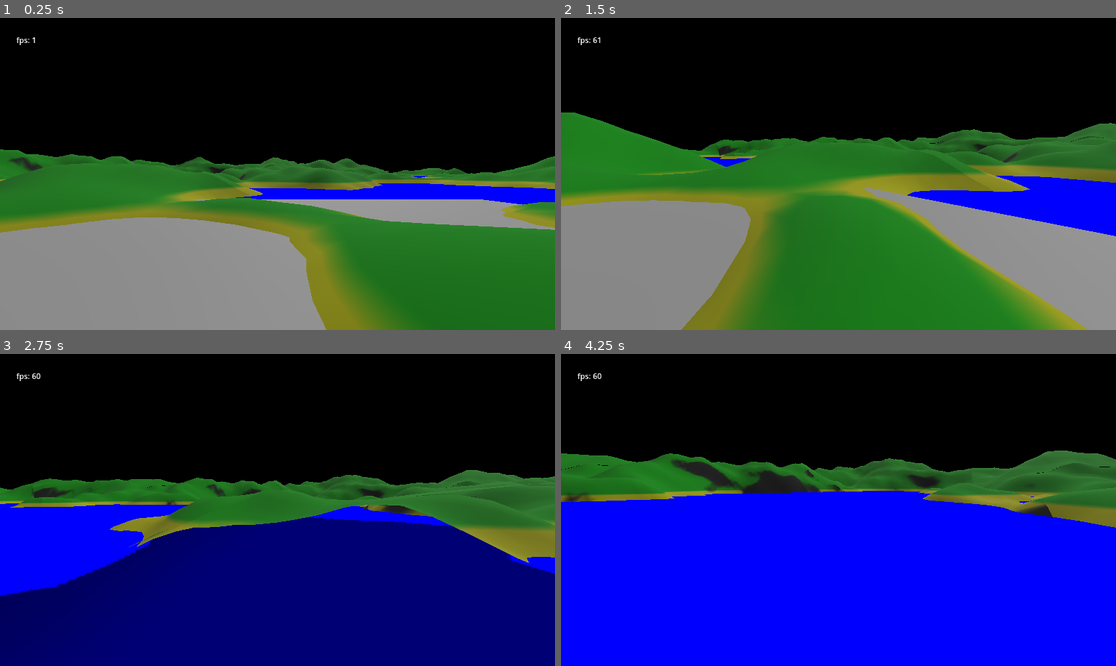
Above: before the commit, frames 1-4 (two rows, left to right).
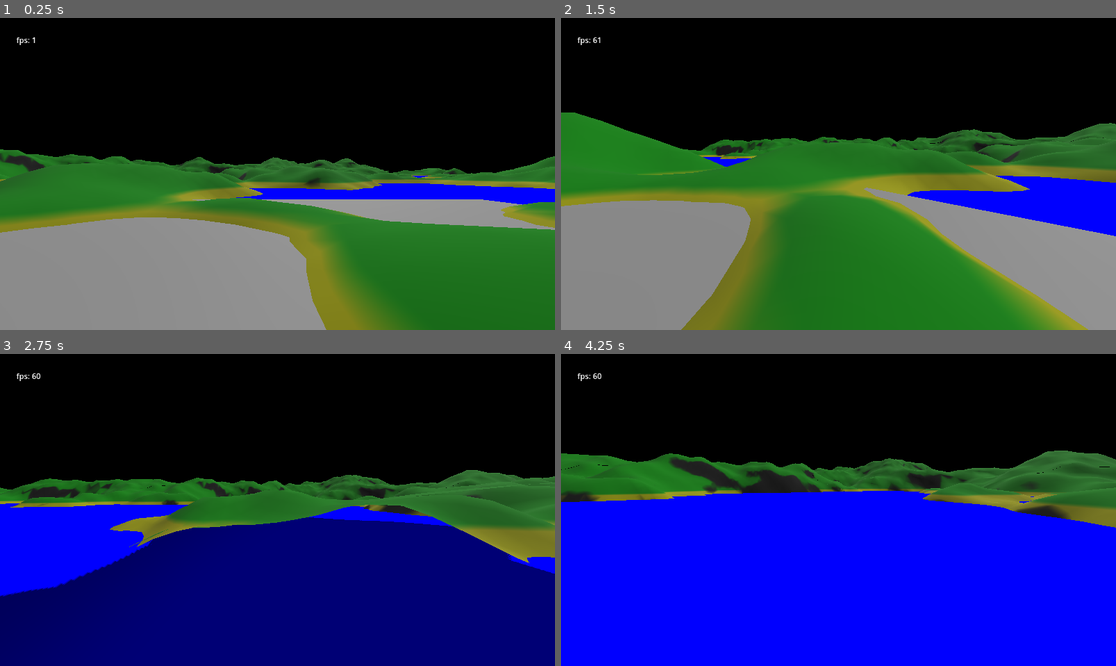
Above: after the commit, the same moments.

Repository: jmdejong/s5
Game: Godot game, scene res://scenes/world.tscn
Two runs of this game, one before a commit and one after it. Both use one fixed random seed, a clock stepped at 60 frames per second and the inputs below.
Inputs (mouse positions are in pixels of both pictures, inside the frame that each line leads up to):
- Up to frame 1 (0.25 s): no input
- Up to frame 2 (1.5 s): tap Enter at 0.5 s; move the mouse to (960, 158) at 0.52 s; hold D (right) 0.53-1.28 s; click (960, 158) at 0.6 s; move the mouse to (810, 174) at 1.27 s; hold W (forwards) from 1.28 s (still down); tap Shift (sprint) at 1.35 s
- Up to frame 3 (2.75 s): keep holding W (forwards); move the mouse to (288, 503) at 2.02 s; click (288, 503) at 2.1 s
- Up to frame 4 (4.25 s): keep holding W (forwards); move the mouse to (832, 516) at 2.77 s; tap Shift (sprint) at 2.85 s; move the mouse to (877, 513) at 3.52 s; click (877, 513) at 3.6 s

The runs differ from the first frame. In frame 1, 0.3% of the frame differs, in the area x 0-83%, y 43-55%; in frame 2, 0.2%; in frame 3, 0.5%; in frame 4, 0.7%, in the area x 0-92%, y 32-54%.

Commit message:
smoother normals

Diff:
--- a/scenes/world.tscn
+++ b/scenes/world.tscn
@@ -82,4 +82,5 @@
 script = ExtResource("5_6uqoj")
 
 [node name="Fps" type="Label" parent="Counters"]
-layout_mode = 2
+offset_right = 143.0
+offset_bottom = 23.0
--- a/scripts/chunk.gd
+++ b/scripts/chunk.gd
@@ -29,20 +29,22 @@
 			var x1y0 = vert_at(x+tile_size.x, y)
 			var x0y1 = vert_at(x, y+tile_size.y)
 			var x1y1 = vert_at(x+tile_size.x, y+tile_size.y)
-			st.add_vertex(x0y0)
-			st.add_vertex(x1y0)
-			st.add_vertex(x0y1)
-			st.add_vertex(x1y1)
-			st.add_vertex(x0y1)
-			st.add_vertex(x1y0)
-	st.generate_normals()
+			add_vertex(st, x0y0)
+			add_vertex(st, x1y0)
+			add_vertex(st, x0y1)
+			add_vertex(st, x0y1)
+			add_vertex(st, x1y0)
+			add_vertex(st, x1y1)
 	st.generate_tangents()
 	$GroundMesh.mesh = st.commit()
 
 	$WaterMesh.mesh.size = size
 	lod = new_lod
 
-
+func add_vertex(st, pos):
+	var normal = Plane(pos, vert_at(pos.x+0.01, pos.z), vert_at(pos.x, pos.z+0.01)).normal
+	st.set_normal(normal)
+	st.add_vertex(pos)
 
 func vert_at(x, y):
 	return Vector3(x, blueprint.height_at(position.x + x, position.z + y), y)
Not shown: 2 places in scenes/chunk.tscn that only renumber resources
